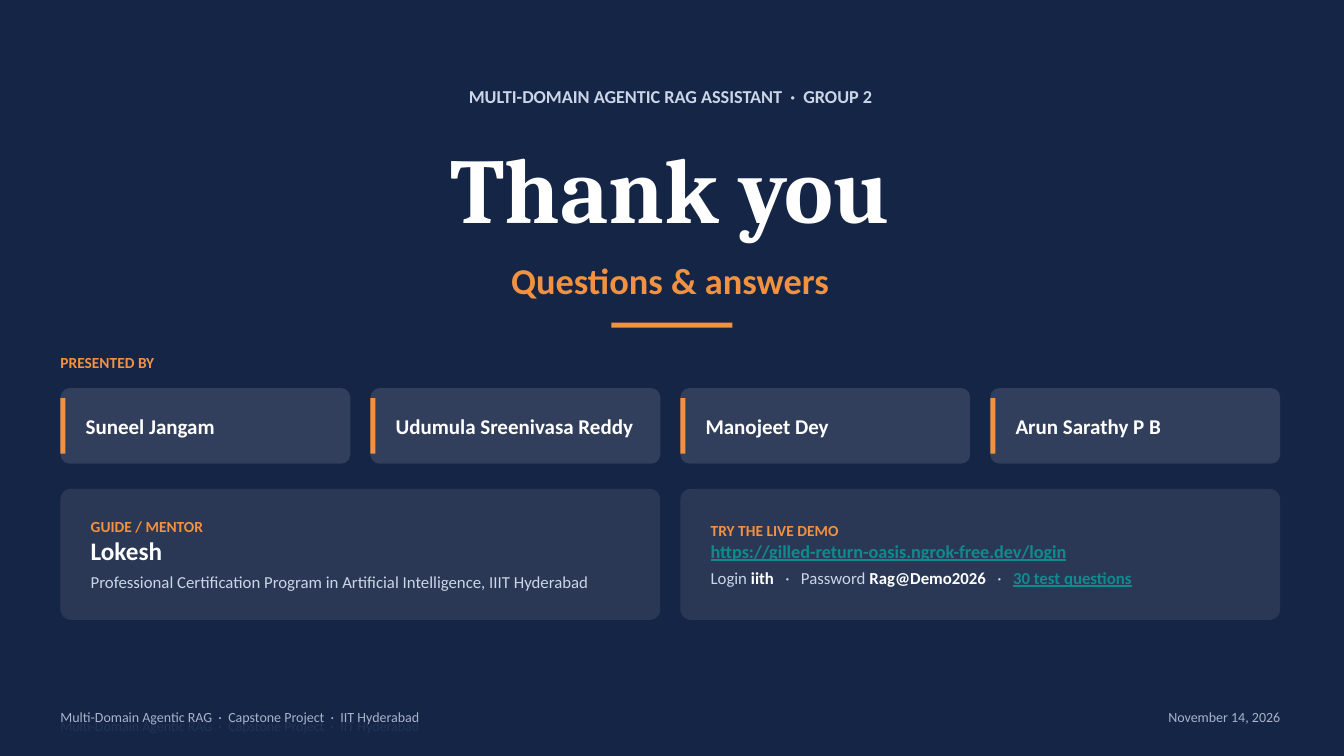
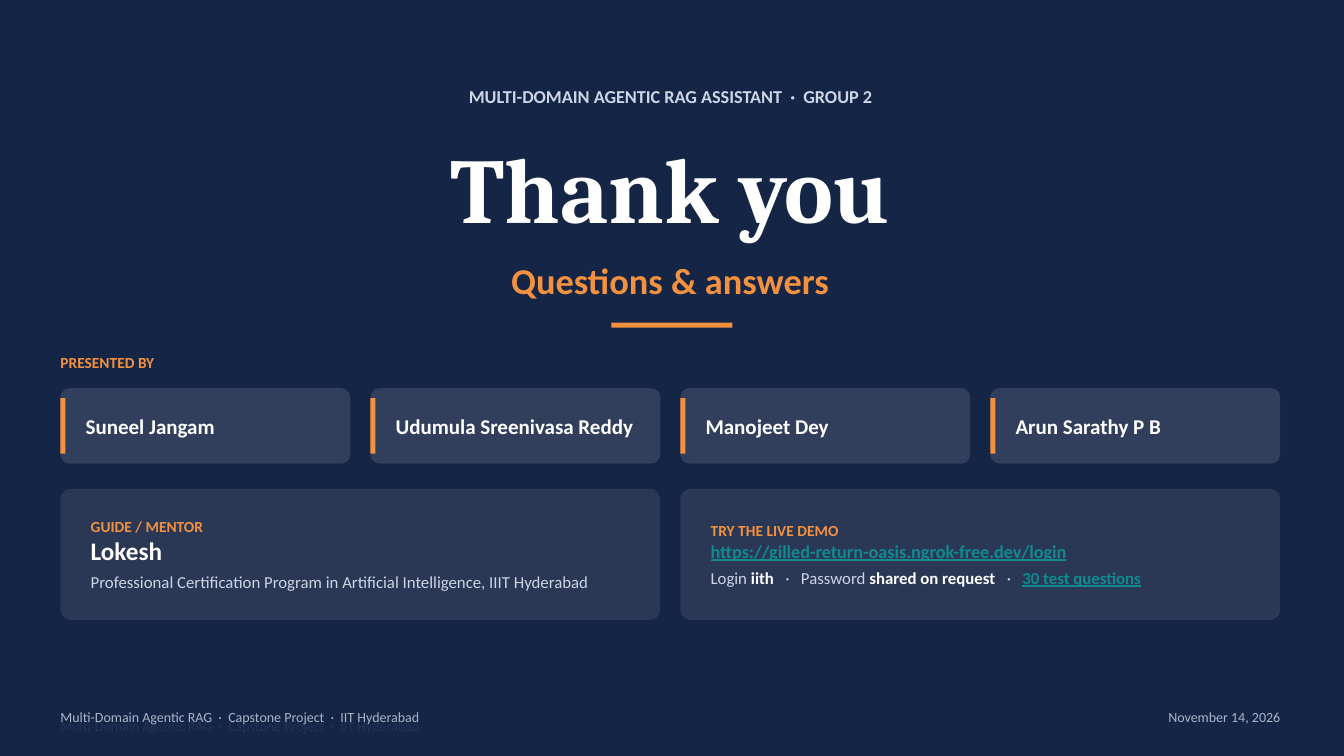
Before and after one commit to suneel130588-art/IITH_MultiDomain_RAG_Agents_Project_Group_2, a slide deck: slide 22 of docs/MultiDomain_RAG_Agents_Project_Presentation.pptx. Drawn at 1344x756 pixels with LibreOffice and Linux fonts; fonts in the diff are those of the drawing; background and template pictures are left out; a plain dark background stands for a picture behind light text. Boxes give left, top, right and bottom in pixels: in the first picture for what was removed or moved away, otherwise in the second. Text is boxed around its words. In the diff, an @@ line names an element or a change of style, - is before the commit and + after.

```diff
--- a/docs/MultiDomain_RAG_Agents_Project_Presentation.pptx
+++ b/docs/MultiDomain_RAG_Agents_Project_Presentation.pptx
@@ text at box(711, 572, 1140, 587): text changed @@
-Login iith · Password Rag@Demo2026 · 30 test questions
+Login iith · Password shared on request · 30 test questions
```
Also in this commit, not shown: 1 other slide changed.
